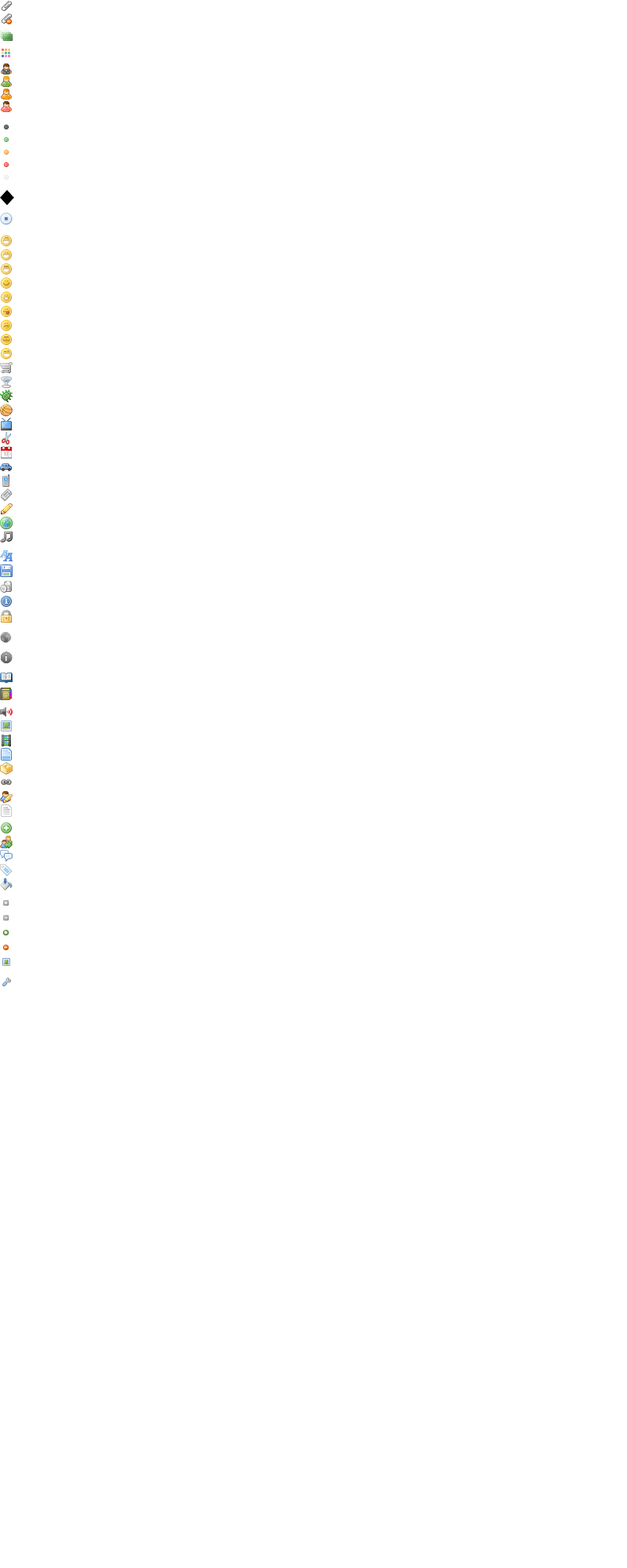
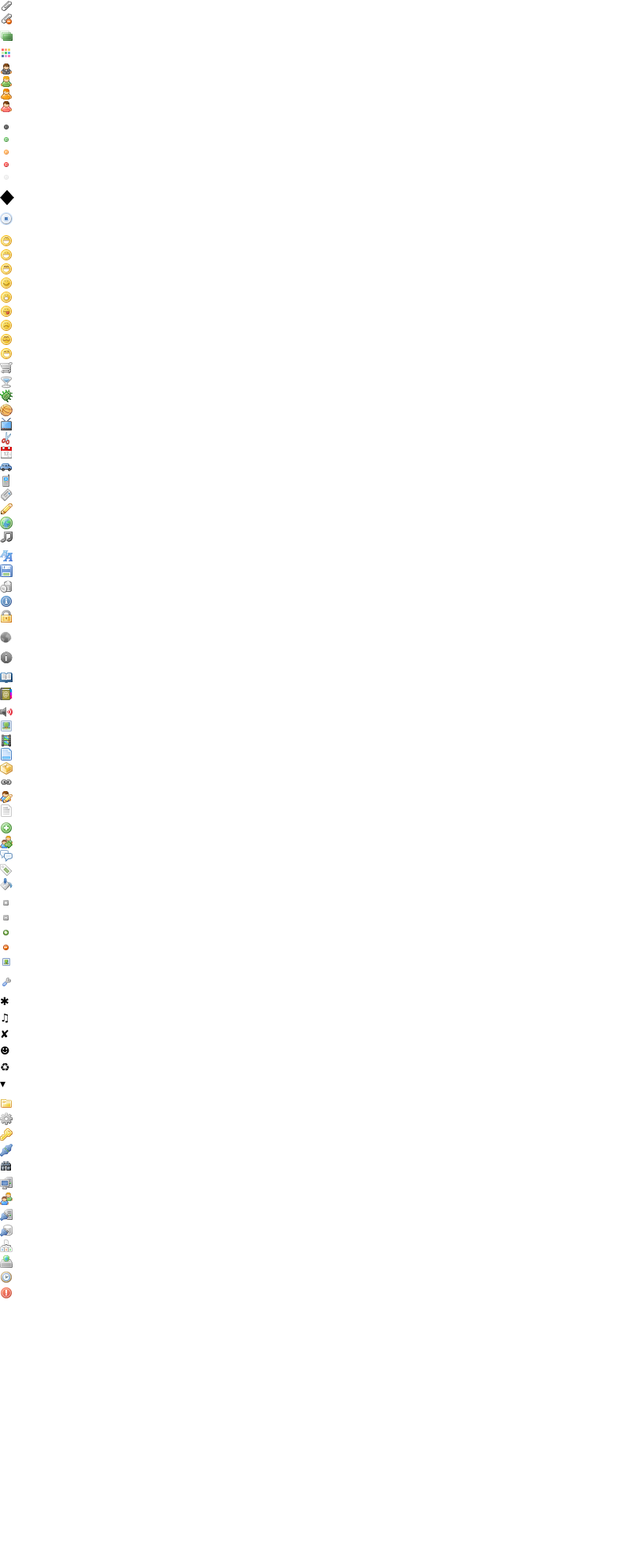
Layered file, before and after one edit (627 × 1568). Changes by layer:
added layer "♻" above "☻" over [0, 1063, 10, 1071]
added layer "☻" above "✘" over [0, 1045, 10, 1055]
added layer "✘" above "♫" over [0, 1029, 9, 1039]
added layer "♫" above "connect.png" over [1, 1012, 8, 1024]
added layer "connect.png" above "cog.png" over [0, 1143, 13, 1157]
added layer "cog.png" above "find.png" over [0, 1112, 13, 1126]
added layer "find.png" above "exclamation.png" over [0, 1161, 12, 1171]
added layer "exclamation.png" above "time.png" over [0, 1287, 12, 1299]
added layer "time.png" above "pubsub-store.png" over [0, 1271, 12, 1283]
added layer "pubsub-store.png" above "headline-hierarchy.png" over [0, 1255, 13, 1268]
added layer "headline-hierarchy.png" above "proxy-server.png" over [0, 1239, 13, 1253]
added layer "proxy-server.png" above "tag_green.png" over [0, 1208, 13, 1221]
renamed "more.png" to "tag_green.png", moved it above "gateway-component.png", painted on it over [3, 867, 11, 874]
added layer "gateway-component.png" above "collaboration.png" over [0, 1224, 13, 1237]
added layer "collaboration.png" above "automation-client.png" over [0, 1192, 13, 1206]
added layer "automation-client.png" above "key.png" over [0, 1176, 13, 1190]
added layer "key.png" above "folder.png" over [0, 1128, 13, 1141]
added layer "folder.png" above "▾" over [0, 1099, 12, 1108]
added layer "▾" above "✱" over [0, 1081, 6, 1088]
added layer "✱" above "vide" over [0, 996, 9, 1006]
